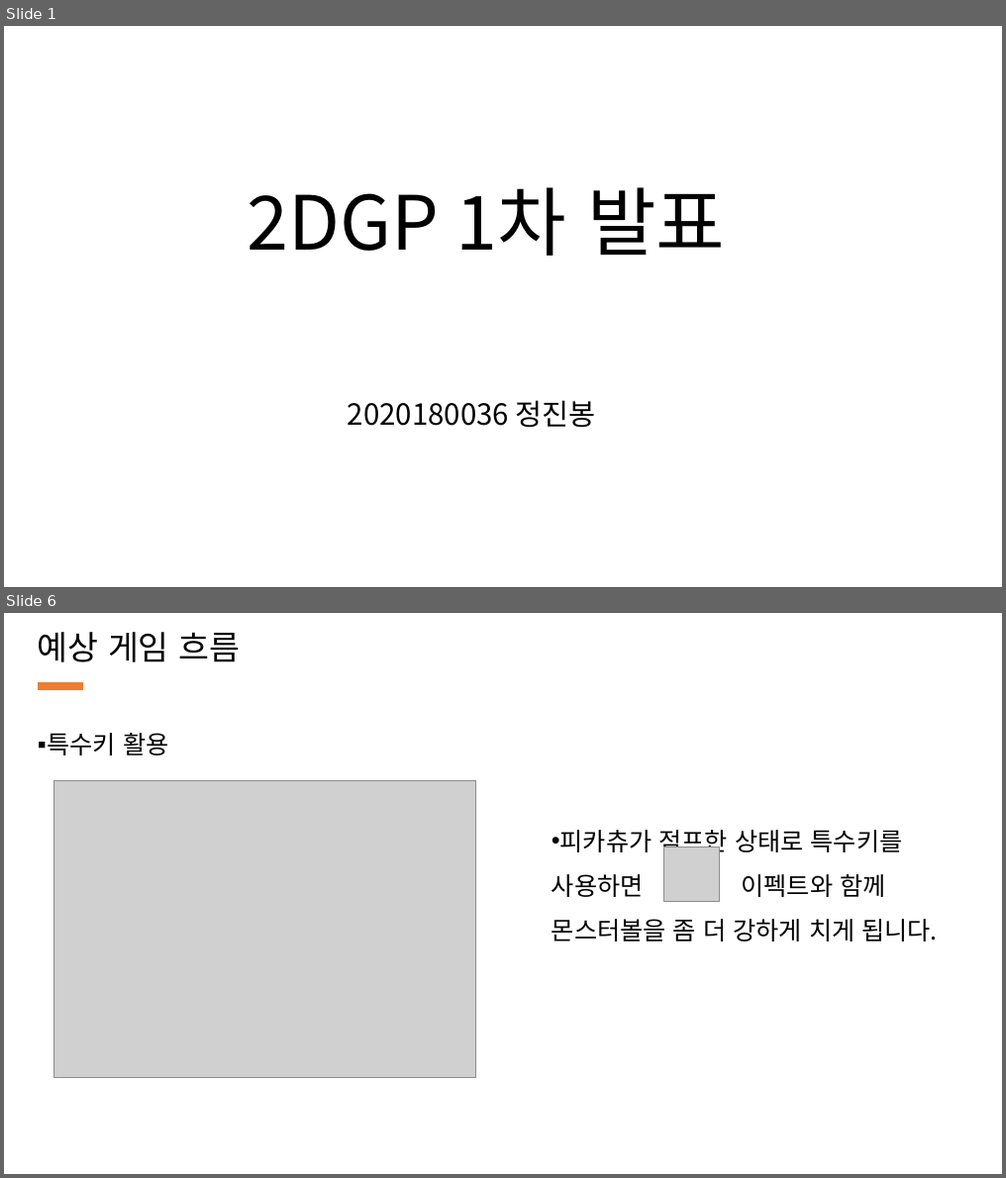
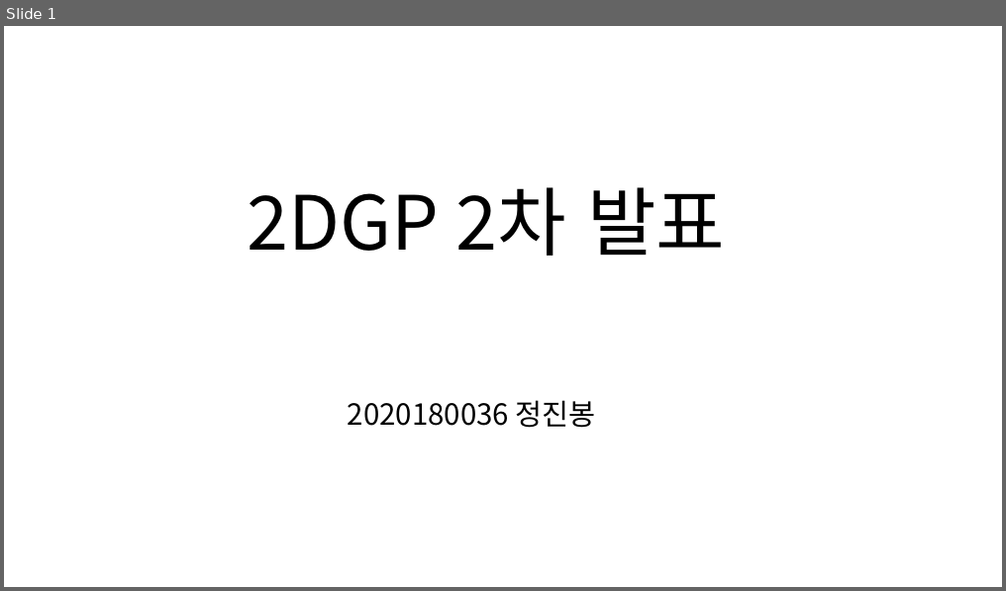
Before and after one commit to JeongJinbong/2DGP_Project, a slide deck: 1차 발표 자료.pptx. Shown one above the other, each under a label of ours: slides 1 and 6 before the commit, slide 1 after it; the slides between them are not shown. The pictures are 1006x1178 and 1006x591 pixels, drawn with LibreOffice and Linux fonts; fonts in the diff are those of the drawing; grey boxes stand for pictures. Boxes give left, top, right and bottom in pixels: in the first picture for what was removed or moved away, otherwise in the second. Text is boxed around its words. In the diff, an @@ line names an element or a change of style, - is before the commit and + after.

Commit message:
게임 프레임웍 분리

```diff
--- a/1차 발표 자료.pptx
+++ b/1차 발표 자료.pptx
@@ slide 6 removed at [4,613,1002,1174], background #FFFFFF @@
@@ text removed at [38,632,240,663] @@
-예상 게임 흐름
@@ rectangle removed at [39,682,82,689] @@
@@ text removed at [47,733,168,756] @@
-▪ 특수키 활용
@@ picture removed at [54,781,475,1078] @@
@@ text removed at [551,830,938,942] @@
-• 피카츄가 점프한 상태로 특수키를 사용하면 이펙트와 함께 몬스터볼을 좀 더 강하게 치게 됩니다.
@@ picture removed at [664,848,719,901] @@
@@ slide 1 changed as well @@
@@ text at [248,187,725,256]: text changed @@
-2DGP 1차 발표
+2DGP 2차 발표
```
Also in this commit, not shown: 1 other slide changed, 1 slide added, 5 other slides removed, 9 other files.
